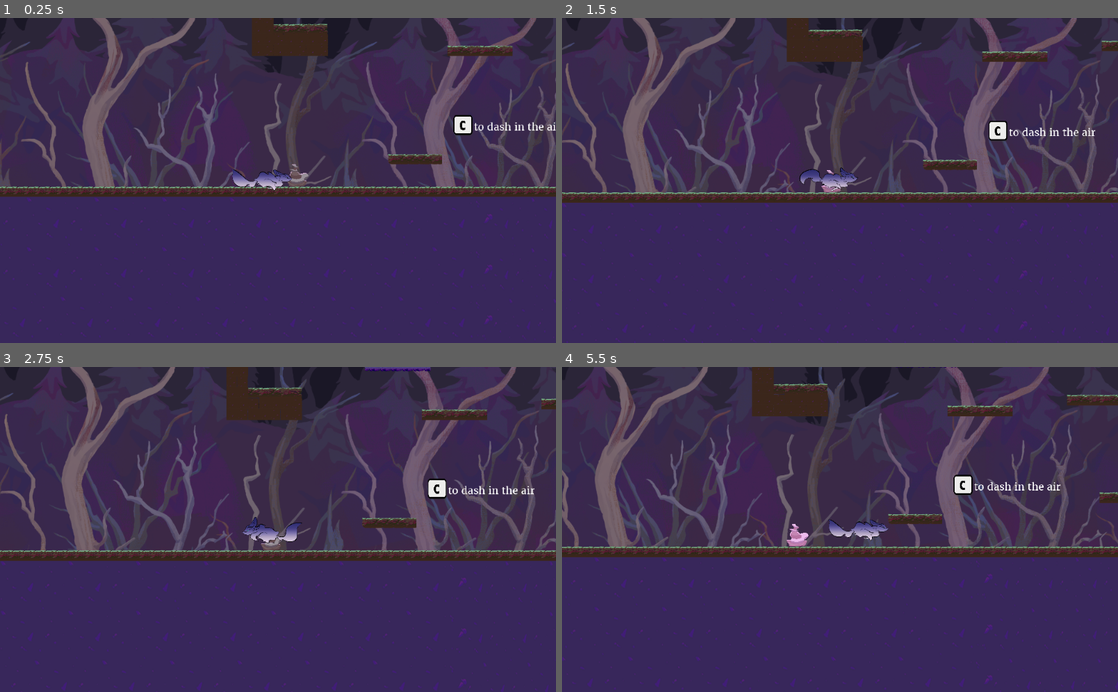
Above: before the commit, frames 1-4 (two rows, left to right).
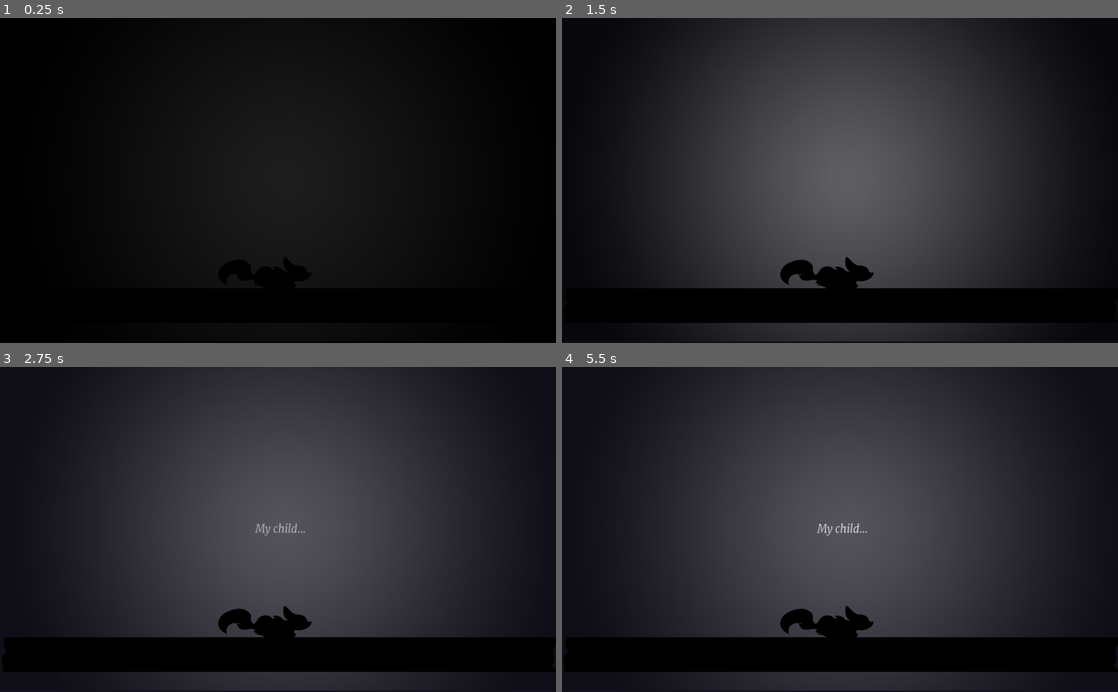
Above: after the commit, the same moments.

Repository: yeetables/Gami
Game: Godot game, scene res://Scenes/Intro.tscn
Same seed, same stepped clock (60 frames per second), same inputs: the game is played once before the commit and once after it. Before the commit the project starts from res://Scenes/ForestPart2.tscn. The engine's default icon, where the game draws it, is replaced by a stand-in: a white triangle on a blue panel in a dark square.
Inputs (mouse positions are in pixels of both pictures, inside the frame that each line leads up to):
- Up to frame 1 (0.25 s): no input
- Up to frame 2 (1.5 s): move the mouse to (962, 164) at 0.52 s; hold D (ui_right) from 0.53 s (still down); tap Space (space) at 0.6 s; click (962, 164) at 0.67 s; move the mouse to (728, 196) at 1.27 s; tap R at 1.35 s
- Up to frame 3 (2.75 s): move the mouse to (333, 458) at 2.02 s; release D (ui_right) at 2.03 s; hold A (ui_left) from 2.03 s (still down); tap Space (space) at 2.1 s
- Up to frame 4 (5.5 s): move the mouse to (812, 594) at 2.77 s; release A (ui_left) at 2.78 s; hold D (ui_right) 2.78-4.28 s; tap R at 2.85, 4.35 s; click (812, 594) at 2.92 s; move the mouse to (1006, 578) at 3.52 s; tap Space (space) at 3.6, 5.1 s; move the mouse to (673, 480) at 4.27 s; hold A (ui_left) 4.28-5.03 s; move the mouse to (867, 529) at 5.02 s; hold D (ui_right) from 5.03 s (still down); click (867, 529) at 5.17 s

The runs differ from the first frame. In frame 1, 100% of the frame differs, in the area x 0-100%, y 0-100%; in frame 2, 88%; in frame 3, 82%; in frame 4, 83%.

Commit message:
QOL changes part 3

Diff:
--- a/src/Scenes/ForestPart2.tscn
+++ b/src/Scenes/ForestPart2.tscn
@@ -38,6 +38,10 @@
 [sub_resource type="RectangleShape2D" id=5]
 extents = Vector2( 32, 192 )
 
+[sub_resource type="DynamicFont" id=6]
+size = 20
+font_data = ExtResource( 11 )
+
 [node name="World" type="Node2D"]
 script = ExtResource( 1 )
 
@@ -379,3 +383,13 @@
 [node name="end" parent="CheckPoints" instance=ExtResource( 21 )]
 position = Vector2( 64, -1312 )
 scene_file = "res://Scenes/moutain.tscn"
+
+[node name="HUD" type="CanvasLayer" parent="."]
+
+[node name="Label" type="Label" parent="HUD"]
+margin_left = -640.0
+margin_top = -30.0
+margin_right = -437.0
+margin_bottom = 1.0
+custom_fonts/font = SubResource( 6 )
+text = "Press 'R' to respawn"
--- a/src/Scenes/moutain.tscn
+++ b/src/Scenes/moutain.tscn
@@ -23,12 +23,17 @@
 [ext_resource path="res://Assets/Sprites/Objects/Background/Mountain parallax/parallax-bg-mountain-edition-4.png" type="Texture" id=21]
 [ext_resource path="res://Assets/Sprites/Objects/Background/Mountain parallax/parallax-bg-mountain-edition-5.png" type="Texture" id=22]
 [ext_resource path="res://Assets/Sprites/Objects/Background/Mountain parallax/parallax-bg-mountain-edition-6.png" type="Texture" id=23]
+[ext_resource path="res://Assets/merriweather.regular.ttf" type="DynamicFontData" id=24]
 
 [sub_resource type="RectangleShape2D" id=1]
 extents = Vector2( 530.261, 2086.29 )
 
 [sub_resource type="RectangleShape2D" id=2]
 extents = Vector2( 950.346, 2248.64 )
+
+[sub_resource type="DynamicFont" id=3]
+size = 20
+font_data = ExtResource( 24 )
 
 [node name="World" type="Node2D"]
 script = ExtResource( 1 )
@@ -410,3 +415,13 @@
 [node name="Sprite" type="Sprite" parent="mountain para/front rocks"]
 texture = ExtResource( 23 )
 centered = false
+
+[node name="HUD" type="CanvasLayer" parent="."]
+
+[node name="Label" type="Label" parent="HUD"]
+margin_left = 1455.73
+margin_top = 13.2706
+margin_right = 1658.73
+margin_bottom = 44.2706
+custom_fonts/font = SubResource( 3 )
+text = "Press 'R' to respawn"
--- a/src/project.godot
+++ b/src/project.godot
@@ -16,7 +16,7 @@
 [application]
 
 config/name="Gami"
-run/main_scene="res://Scenes/ForestPart2.tscn"
+run/main_scene="res://Scenes/Intro.tscn"
 config/icon="res://icon.png"
 
 [autoload]
Not shown: 1 places in src/Scenes/ForestPart2.tscn that only renumber resources
Not shown: 2 places in src/Scenes/World2.tscn that only renumber resources
Not shown: 1 places in src/Scenes/moutain.tscn that only renumber resources
